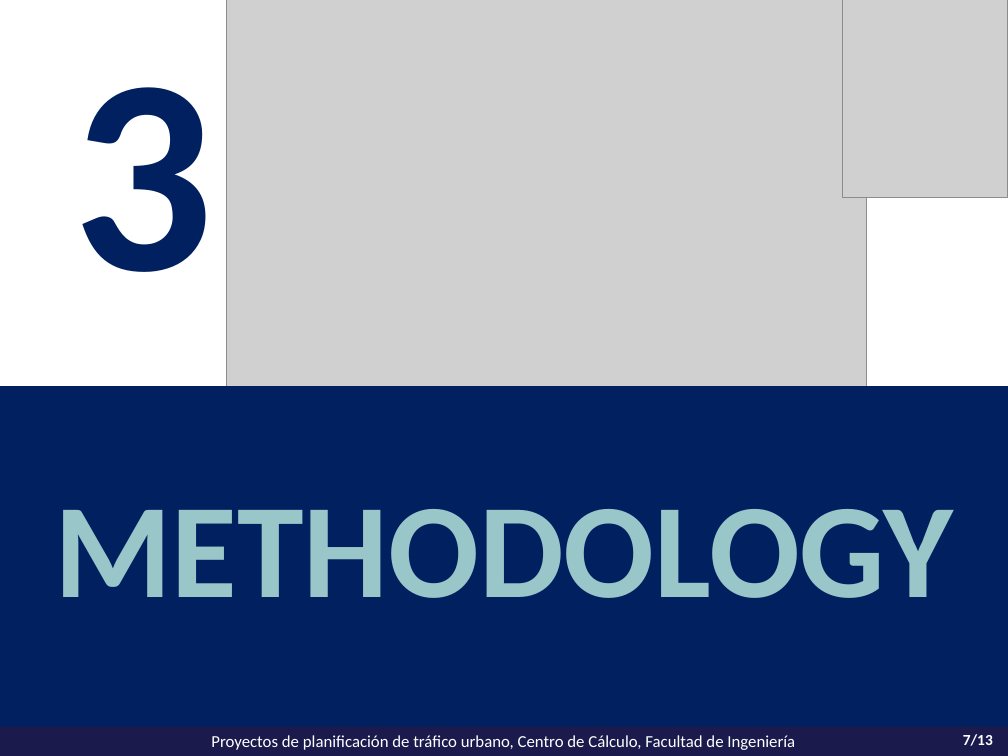
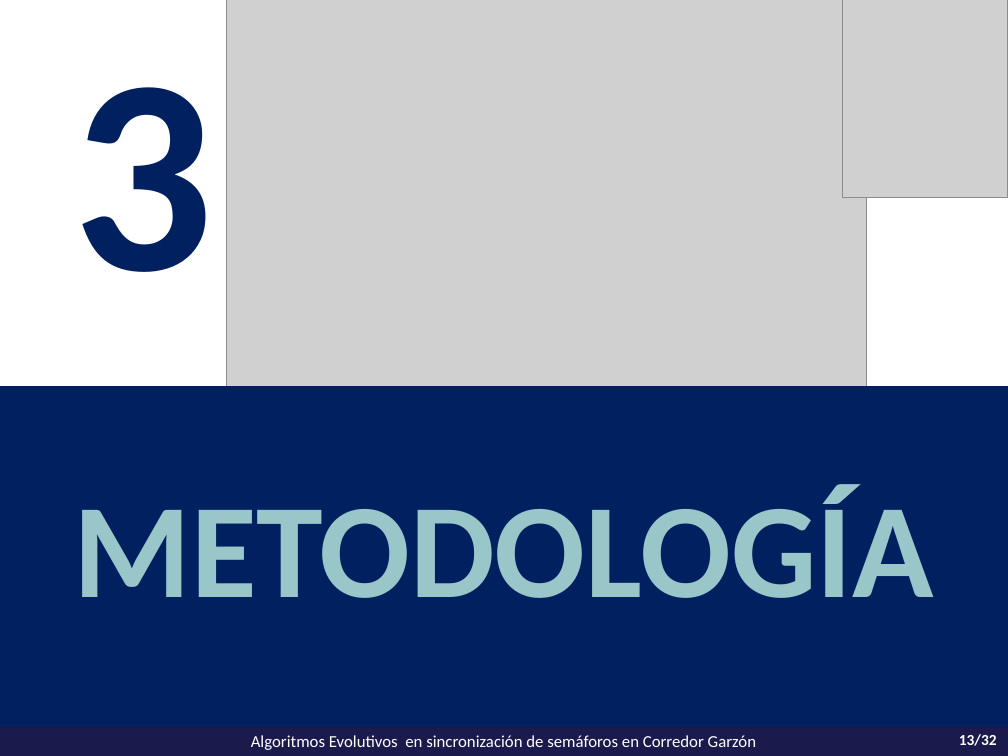
Before and after one commit to vitogit/proyecto-grado-garzon-2014, a slide deck: slide 13 of presentacion/Presentacion Garzon.pptx (slide 7 before the commit). Drawn at 1008x756 pixels with LibreOffice and Linux fonts; fonts in the diff are those of the drawing; grey boxes stand for pictures. Boxes give left, top, right and bottom in pixels: in the first picture for what was removed or moved away, otherwise in the second. Text is boxed around its words. In the diff, an @@ line names an element or a change of style, - is before the commit and + after.

```diff
--- a/presentacion/Presentacion Garzon.pptx
+++ b/presentacion/Presentacion Garzon.pptx
@@ text in rectangle at [74,486,934,598]: text changed @@
-METHODOLOGY
+METODOLOGÍA
@@ text in rectangle at [251,735,756,750]: text changed @@
-Proyectos de planificación de tráfico urbano, Centro de Cálculo, Facultad de Ingeniería
+Algoritmos Evolutivos en sincronización de semáforos en Corredor Garzón
@@ page number at [959,734,997,746]: text changed @@
-7/13
+13/32
```
Also in this commit, not shown: 9 other slides changed, 27 slides added, 3 slides removed.
